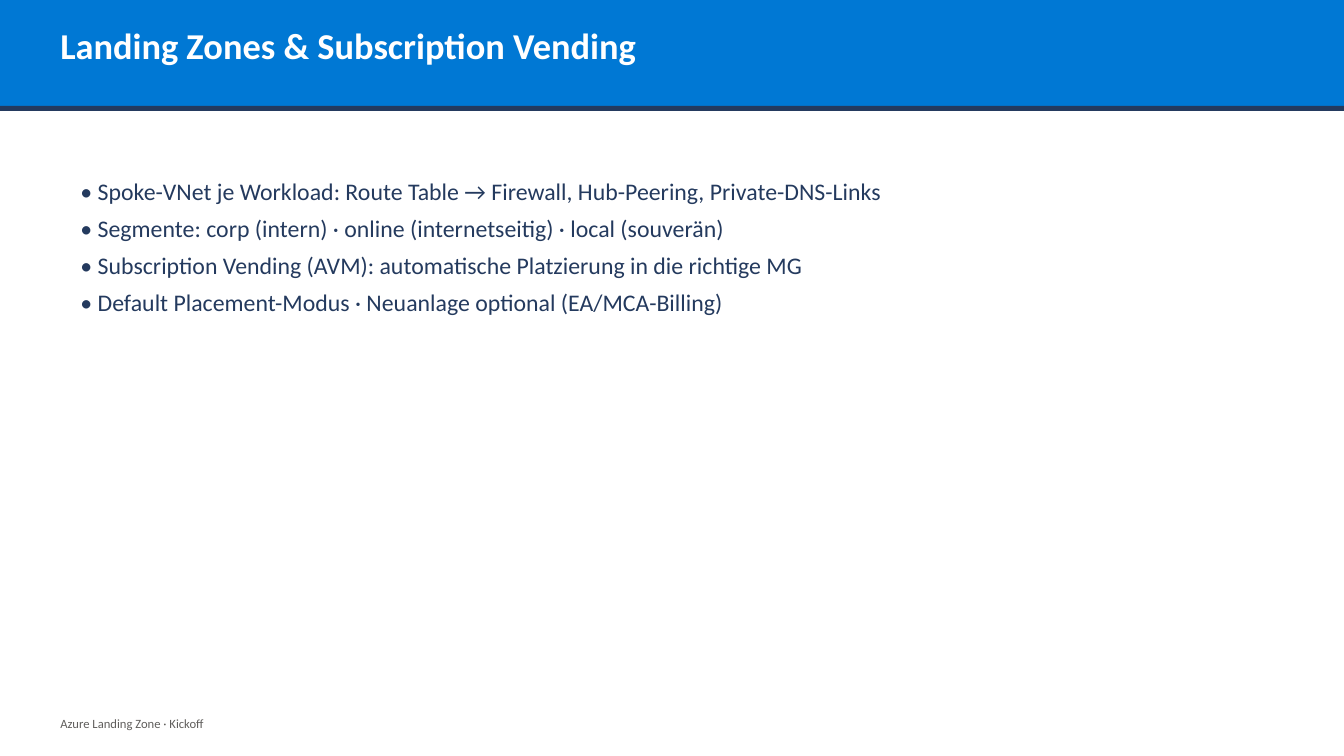
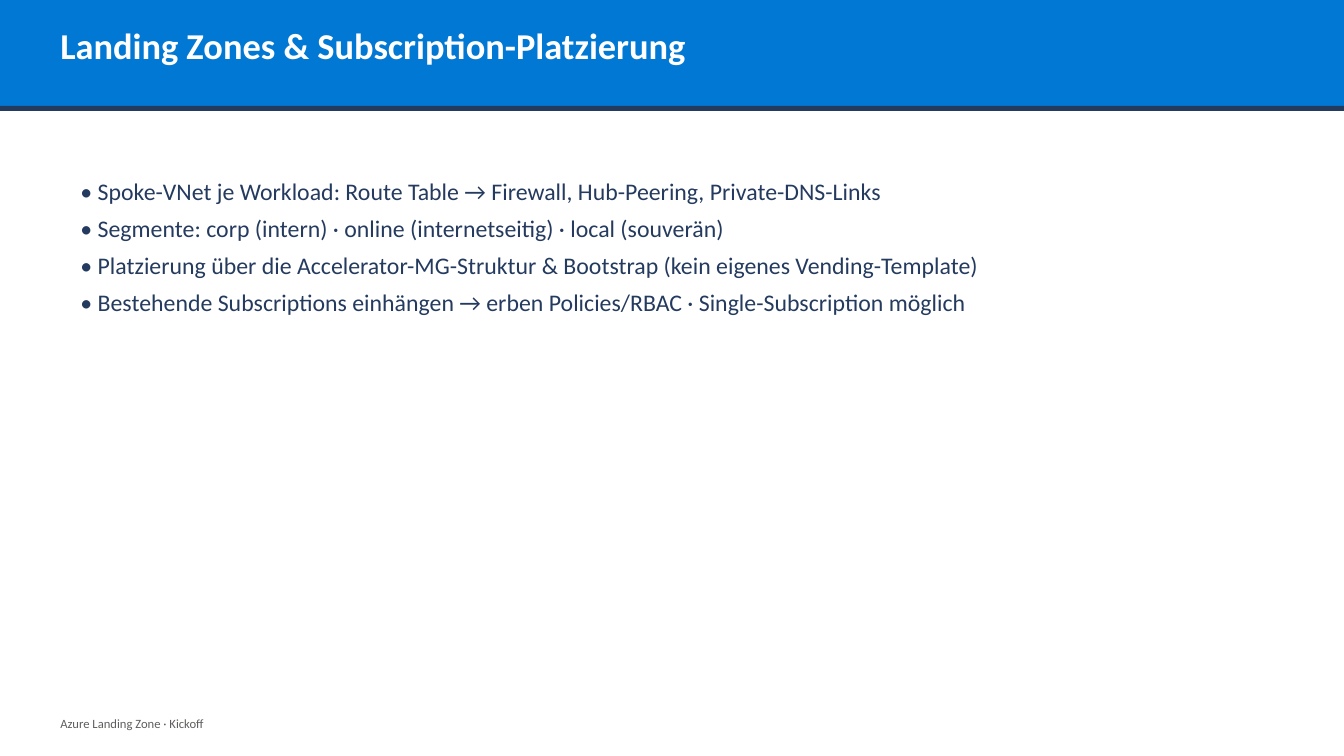
Before and after one commit to YannickBeck/azure-landing-zone, a slide deck: slide 11 of docs/kickoff/Azure-Landing-Zone-Kickoff.pptx. Drawn at 1344x756 pixels with LibreOffice and Linux fonts; fonts in the diff are those of the drawing. Boxes give left, top, right and bottom in pixels: in the first picture for what was removed or moved away, otherwise in the second. Text is boxed around its words. In the diff, an @@ line names an element or a change of style, - is before the commit and + after.

```diff
--- a/docs/kickoff/Azure-Landing-Zone-Kickoff.pptx
+++ b/docs/kickoff/Azure-Landing-Zone-Kickoff.pptx
@@ text at (x1=60, y1=33, x2=685, y2=65): text changed @@
-Landing Zones & Subscription Vending
+Landing Zones & Subscription-Platzierung
@@ text at (x1=98, y1=256, x2=977, y2=315): text changed @@
-• Subscription Vending (AVM): automatische Platzierung in die richtige MG
-• Default Placement-Modus · Neuanlage optional (EA/MCA-Billing)
+• Platzierung über die Accelerator-MG-Struktur & Bootstrap (kein eigenes Vending-Template)
+• Bestehende Subscriptions einhängen → erben Policies/RBAC · Single-Subscription möglich
```
Also in this commit, not shown: 10 other slides changed, 4 other files.
